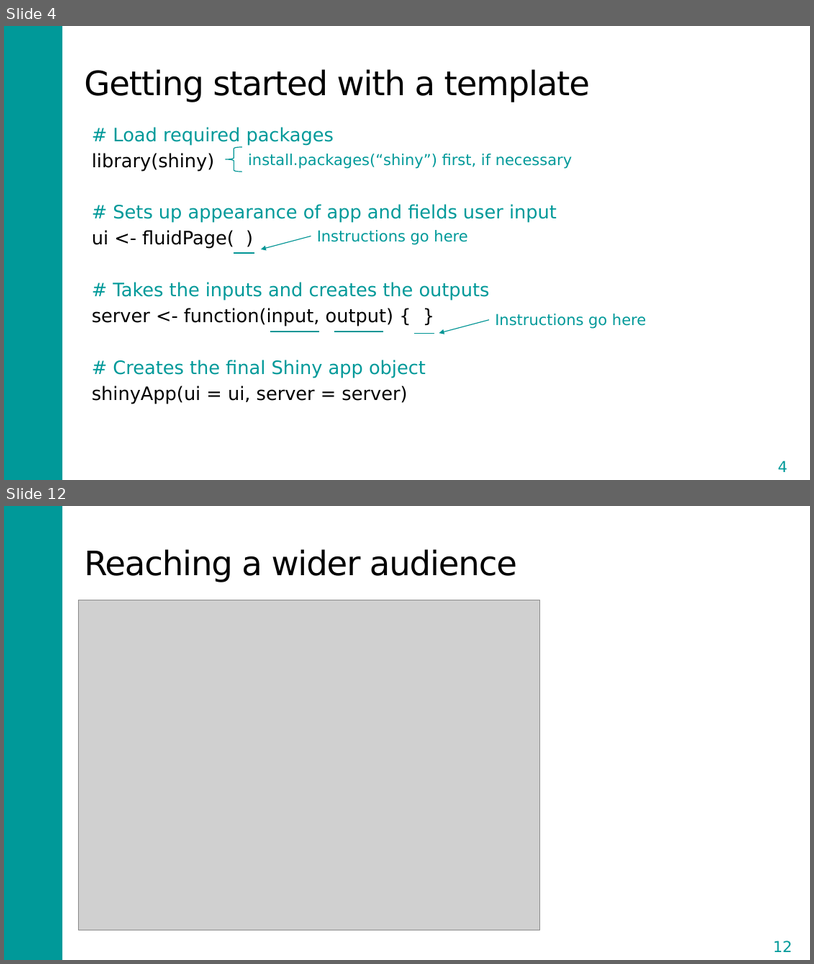
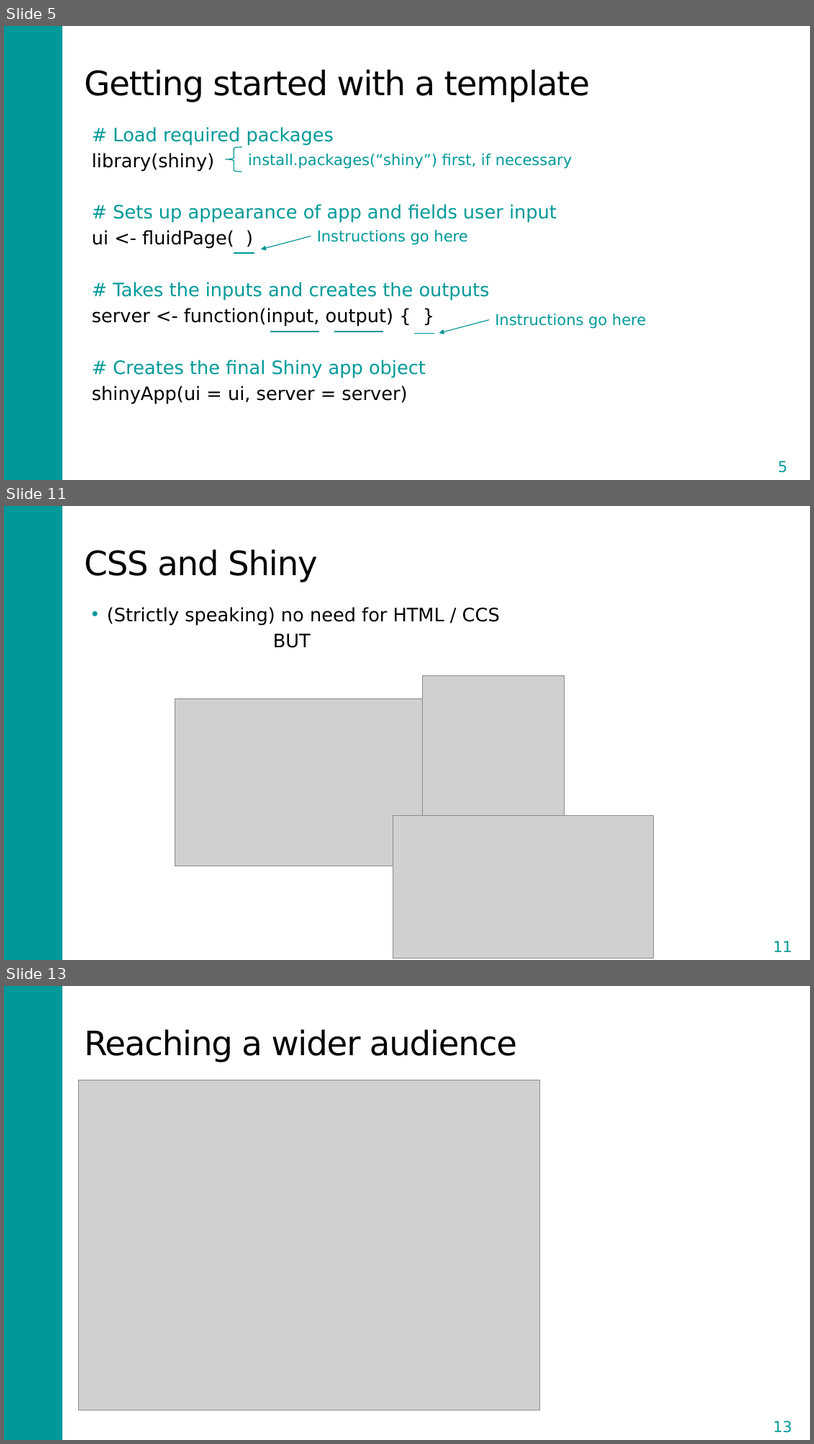
Before and after one commit to DARTH-git/Course-Modularization, a slide deck: static/Course_Modularization/Shiny/Shiny_slides.pptx. Shown one above the other, each under a label of ours: slides 4 and 12 before the commit, slides 5, 11 and 13 after it; the slides between them are not shown. The pictures are 814x964 and 814x1444 pixels, drawn with LibreOffice and Linux fonts; fonts in the diff are those of the drawing; grey boxes stand for pictures. Boxes give left, top, right and bottom in pixels: in the first picture for what was removed or moved away, otherwise in the second. Text is boxed around its words. In the diff, an @@ line names an element or a change of style, - is before the commit and + after.

Commit message:
changes on shiny and sens. analysis

```diff
--- a/static/Course_Modularization/Shiny/Shiny_slides.pptx
+++ b/static/Course_Modularization/Shiny/Shiny_slides.pptx
@@ slide 11 added at <box>4,506,810,960</box>, background #FFFFFF; not listed: 1 template element that a slide beside it also shows @@
@@ title added at <box>84,549,318,582</box>, 40 pt, text #000000 @@
+CSS and Shiny
@@ text added at <box>107,607,500,648</box>, 22 pt, text #000000 @@
+• (Strictly speaking) no need for HTML / CCS
+BUT
@@ picture added at <box>422,675,564,817</box> @@
@@ picture added at <box>175,699,489,866</box> @@
@@ picture added at <box>394,815,654,958</box> @@
@@ page number added at <box>759,933,808,959</box>, outline #FFFFFF 1.5 pt, 18 pt, text #009999 @@
+11
@@ what was slide 4 is now slide 5 @@
@@ page number at <box>778,460,787,472</box>: text changed @@
-4
+5
@@ what was slide 12 is now slide 13 @@
@@ page number at <box>774,1420,793,1432</box>: text changed @@
-12
+13
```
Also in this commit, not shown: 1 slide changed, 7 other slides added, 7 slides removed, 13 other files.
